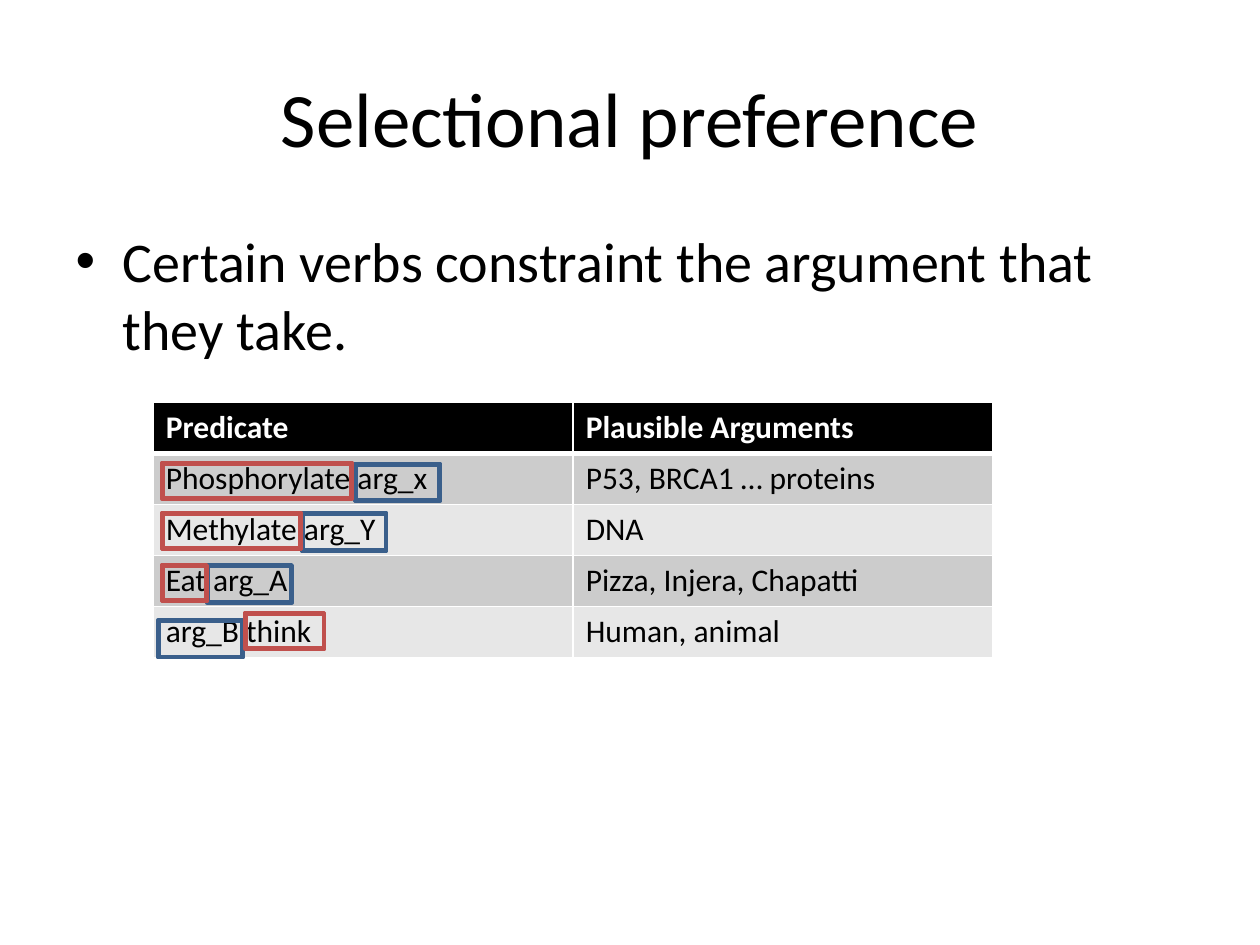
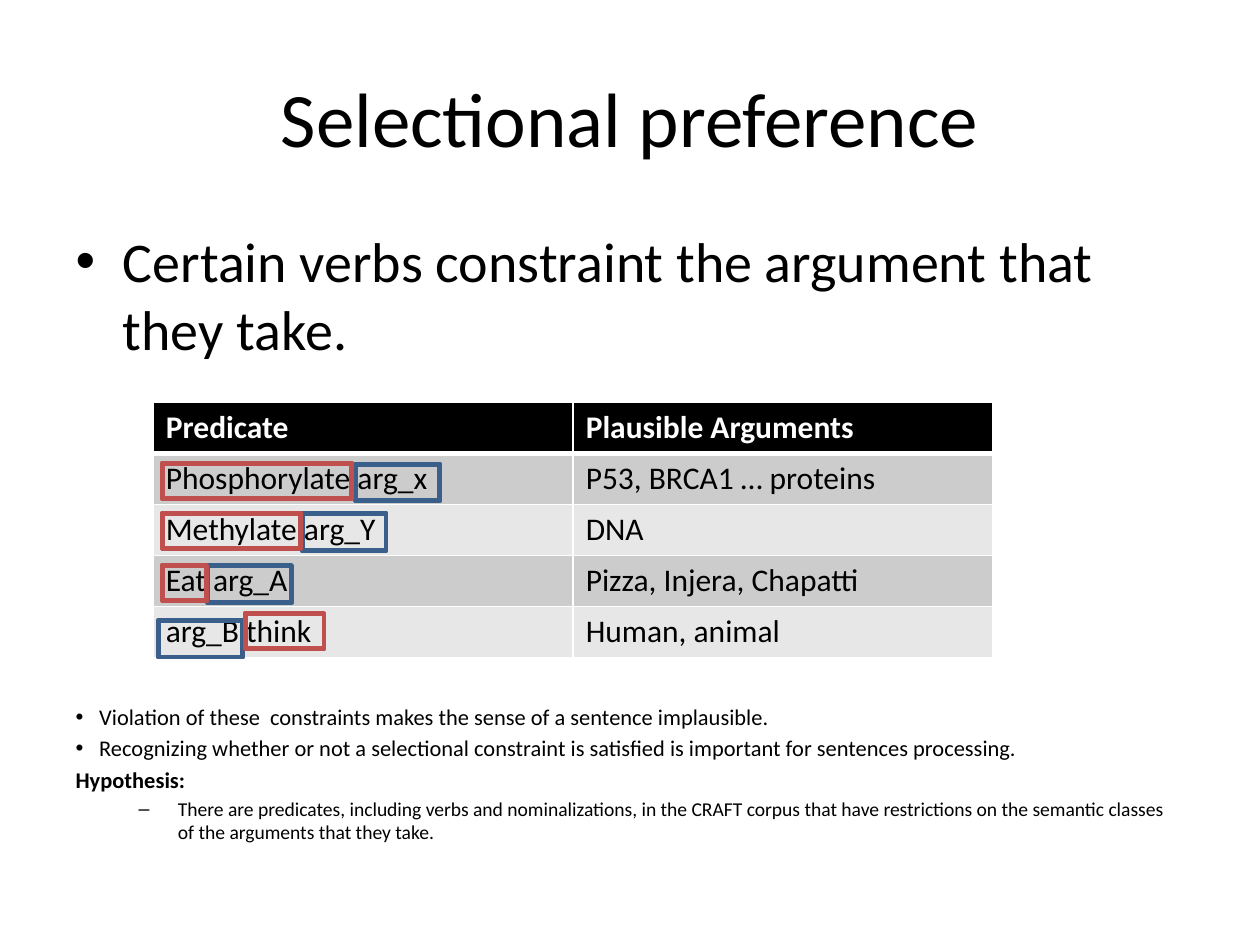
Before and after one commit to UCDenver-ccp/selectional-preference, a slide deck: slide 2 of selectionPreferenceStrengthImplementation.pptx. Drawn at 1260x945 pixels with LibreOffice and Linux fonts; fonts in the diff are those of the drawing. Boxes give left, top, right and bottom in pixels: in the first picture for what was removed or moved away, otherwise in the second. Text is boxed around its words. In the diff, an @@ line names an element or a change of style, - is before the commit and + after.

```diff
--- a/selectionPreferenceStrengthImplementation.pptx
+++ b/selectionPreferenceStrengthImplementation.pptx
@@ text added at bbox=[76, 709, 1164, 843], 12.8 pt, text #000000 @@
+• Violation of these constraints makes the sense of a sentence implausible.
+• Recognizing whether or not a selectional constraint is satisfied is important for sentences processing.
+Hypothesis:
+  – There are predicates, including verbs and nominalizations, in the CRAFT corpus that have restrictions on the semantic classes of the arguments that they take.
```
Also in this commit, not shown: 8 other slides changed, 2 slides added, 6 slides removed, 2 other files.
